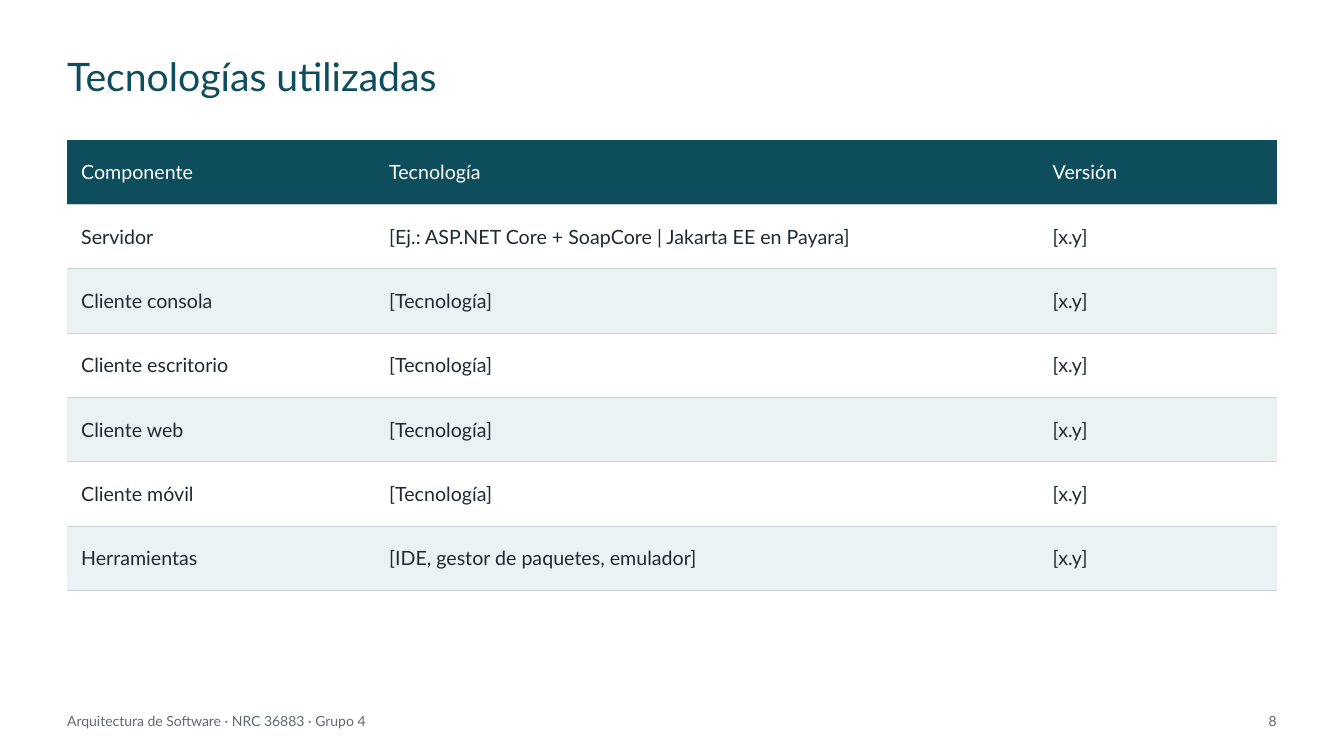
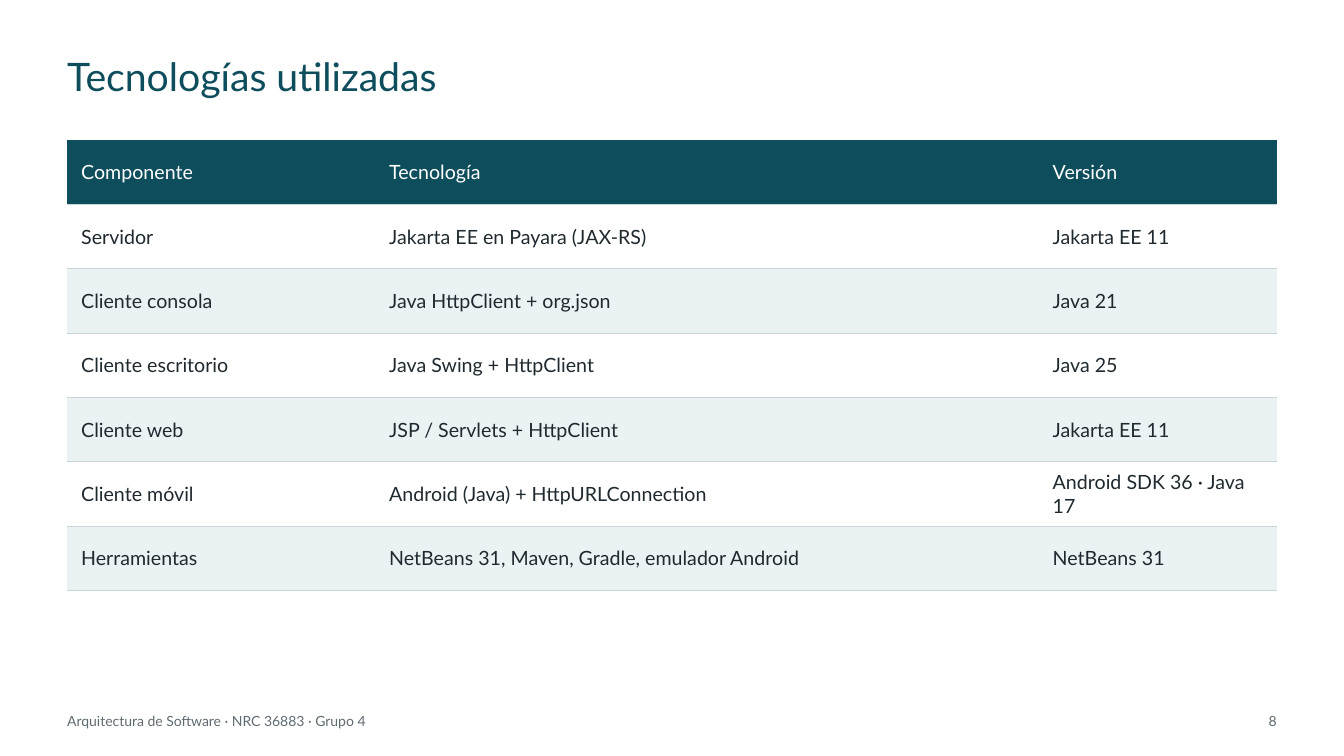
Before and after one commit to IMarcusDev/TI.1.3.-PAO202651_RESTFUL_JAVA_SINBDD_NRC_36883_GR04, a slide deck: slide 8 of 05. DOCUMENTACION/PRESENTACION TI.1.3. RESTFUL sin BDD en JAVA GR4.pptx. Drawn at 1344x756 pixels with LibreOffice and Linux fonts; fonts in the diff are those of the drawing. Boxes give left, top, right and bottom in pixels: in the first picture for what was removed or moved away, otherwise in the second. Text is boxed around its words. In the diff, an @@ line names an element or a change of style, - is before the commit and + after.

```diff
--- a/05. DOCUMENTACION/PRESENTACION TI.1.3. RESTFUL sin BDD en JAVA GR4.pptx
+++ b/05. DOCUMENTACION/PRESENTACION TI.1.3. RESTFUL sin BDD en JAVA GR4.pptx
@@ table at [68, 140, 1277, 591] @@
-row 2, column 2: [Ej.: ASP.NET Core + SoapCore | Jakarta EE en Payara]
+row 2, column 2: Jakarta EE en Payara (JAX-RS)
-row 2, column 3: [x.y]
+row 2, column 3: Jakarta EE 11
-row 3, column 2: [Tecnología]
+row 3, column 2: Java HttpClient + org.json
-row 3, column 3: [x.y]
+row 3, column 3: Java 21
-row 4, column 2: [Tecnología]
+row 4, column 2: Java Swing + HttpClient
-row 4, column 3: [x.y]
+row 4, column 3: Java 25
-row 5, column 2: [Tecnología]
+row 5, column 2: JSP / Servlets + HttpClient
-row 5, column 3: [x.y]
+row 5, column 3: Jakarta EE 11
-row 6, column 2: [Tecnología]
+row 6, column 2: Android (Java) + HttpURLConnection
-row 6, column 3: [x.y]
+row 6, column 3: Android SDK 36 · Java 17
-row 7, column 2: [IDE, gestor de paquetes, emulador]
+row 7, column 2: NetBeans 31, Maven, Gradle, emulador Android
-row 7, column 3: [x.y]
+row 7, column 3: NetBeans 31
```
Also in this commit, not shown: 27 other slides changed.
